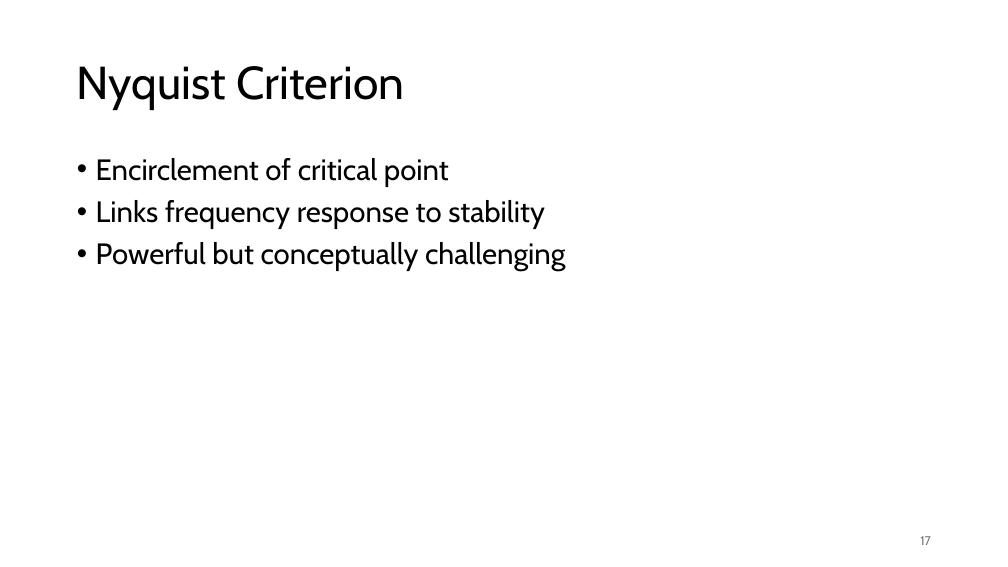
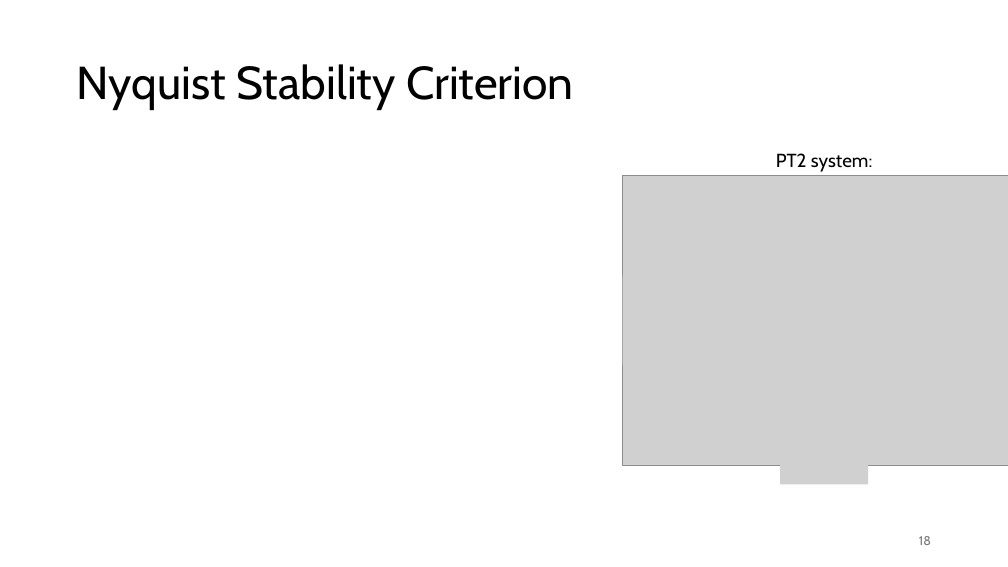
Before and after one commit to FelixWick/control_engineering, a slide deck: slide 18 of slides/4_stability.pptx (slide 17 before the commit). Drawn at 1008x567 pixels with LibreOffice and Linux fonts; fonts in the diff are those of the drawing; grey boxes stand for pictures. Boxes give left, top, right and bottom in pixels: in the first picture for what was removed or moved away, otherwise in the second. Text is boxed around its words. In the diff, an @@ line names an element or a change of style, - is before the commit and + after.

```diff
--- a/slides/4_stability.pptx
+++ b/slides/4_stability.pptx
@@ title at (77,64,574,110): text changed @@
-Nyquist Criterion
+Nyquist Stability Criterion
@@ text removed at (96,158,565,271) @@
-• Encirclement of critical point
-• Links frequency response to stability
-• Powerful but conceptually challenging
@@ picture added at (622,175,1008,466) @@
@@ text added at (776,153,872,172), 18 pt, text #000000 @@
+PT2 system:
@@ picture added at (622,276,645,365) @@
@@ picture added at (780,461,869,484) @@
@@ page number at (919,536,931,545): text changed @@
-17
+18
```
Also in this commit, not shown: 1 other slide changed, 3 slides added, 5 other files.
